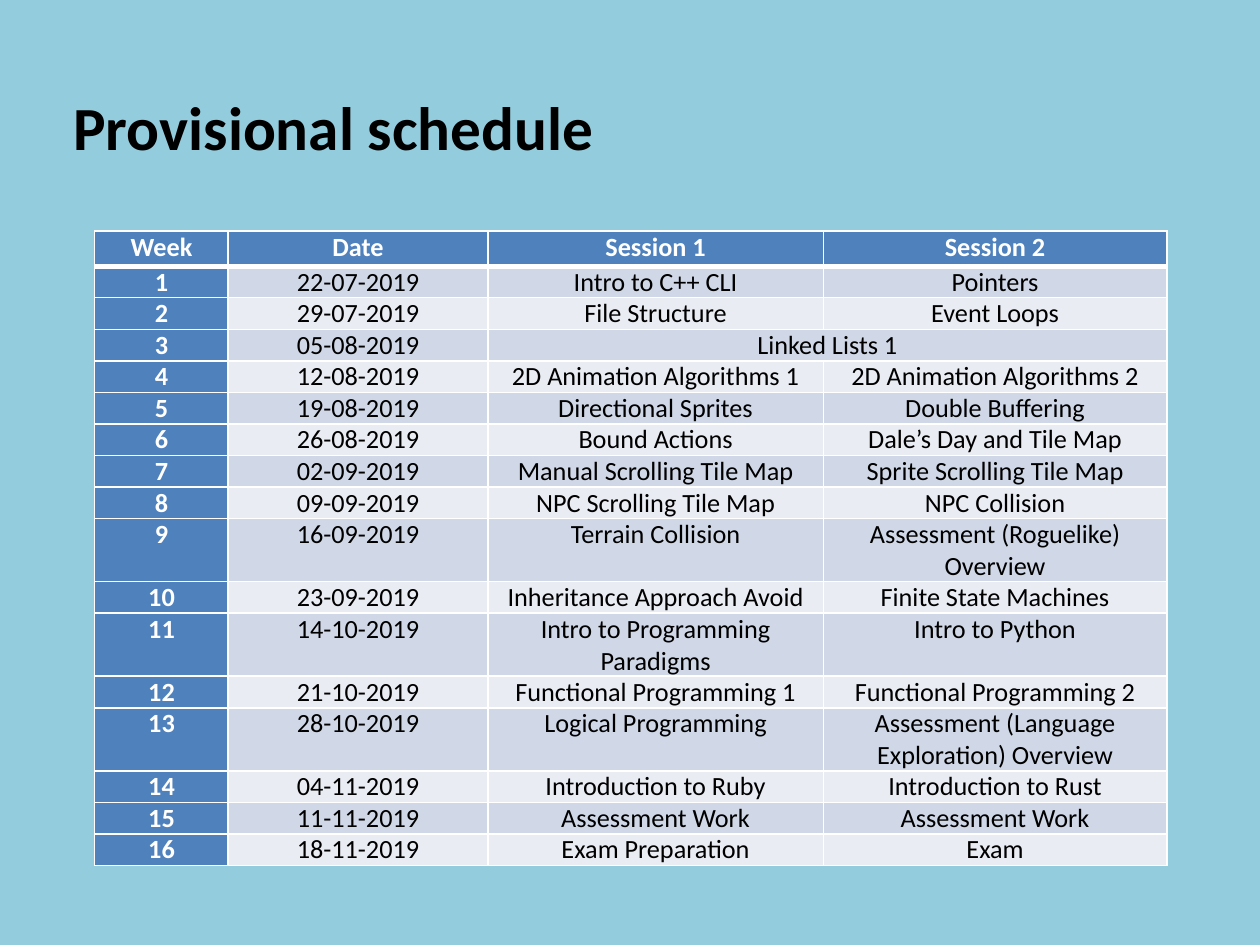
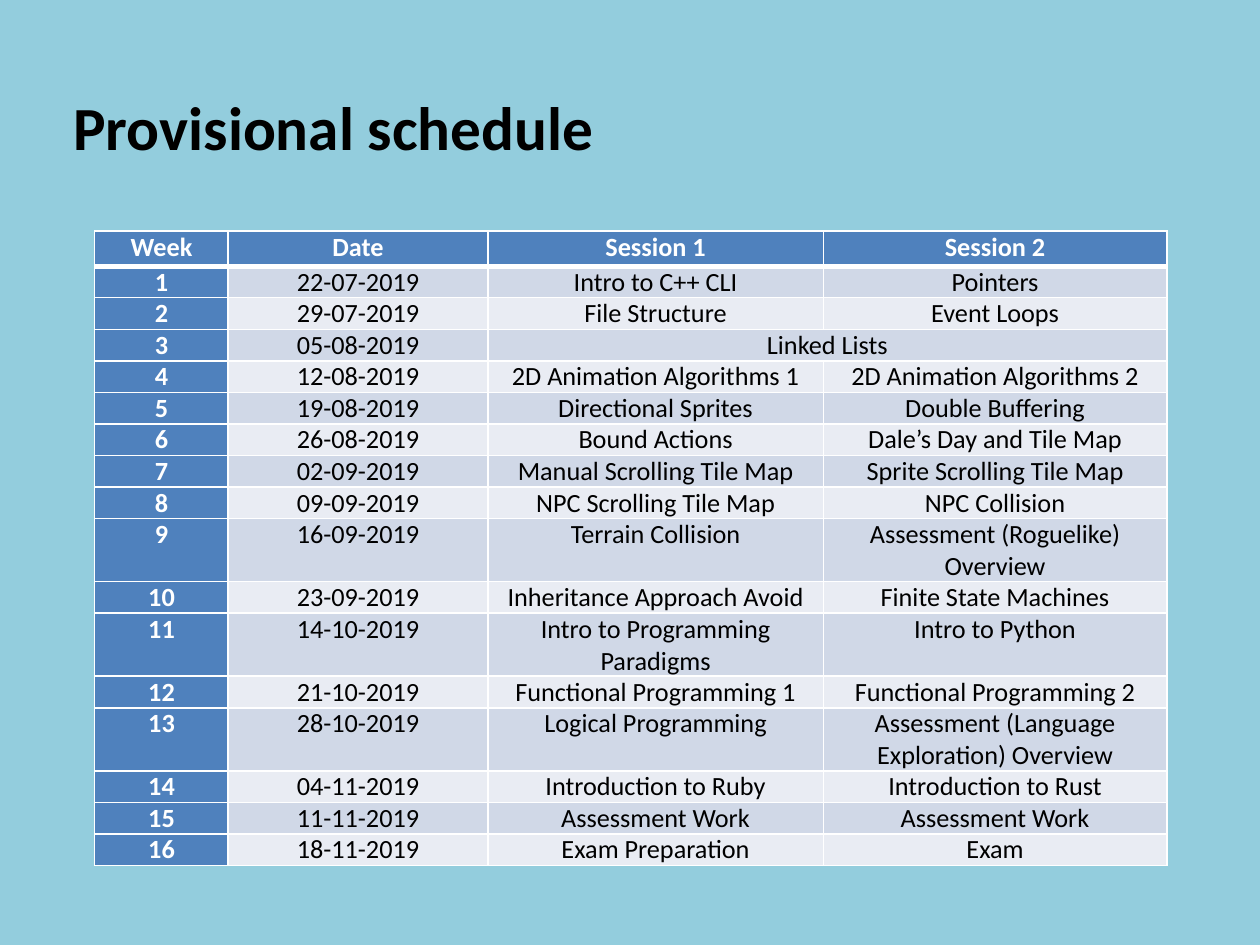
Before and after one commit to szetko/course-materials, a slide deck: slide 4 of Programming 4/01.1 Intro to C++ CLI/01.1 Intro to C++ CLI.pptx (slide 5 before the commit). Drawn at 1260x945 pixels with LibreOffice and Linux fonts; fonts in the diff are those of the drawing. Boxes give left, top, right and bottom in pixels: in the first picture for what was removed or moved away, otherwise in the second. Text is boxed around its words. In the diff, an @@ line names an element or a change of style, - is before the commit and + after.

```diff
--- a/Programming 4/01.1 Intro to C++ CLI/01.1 Intro to C++ CLI.pptx
+++ b/Programming 4/01.1 Intro to C++ CLI/01.1 Intro to C++ CLI.pptx
@@ table at box(94, 231, 1167, 867) @@
-row 4, column 3: Linked Lists 1
+row 4, column 3: Linked Lists
```
Also in this commit, not shown: 4 other slides changed, 1 slide added, 10 other files.
